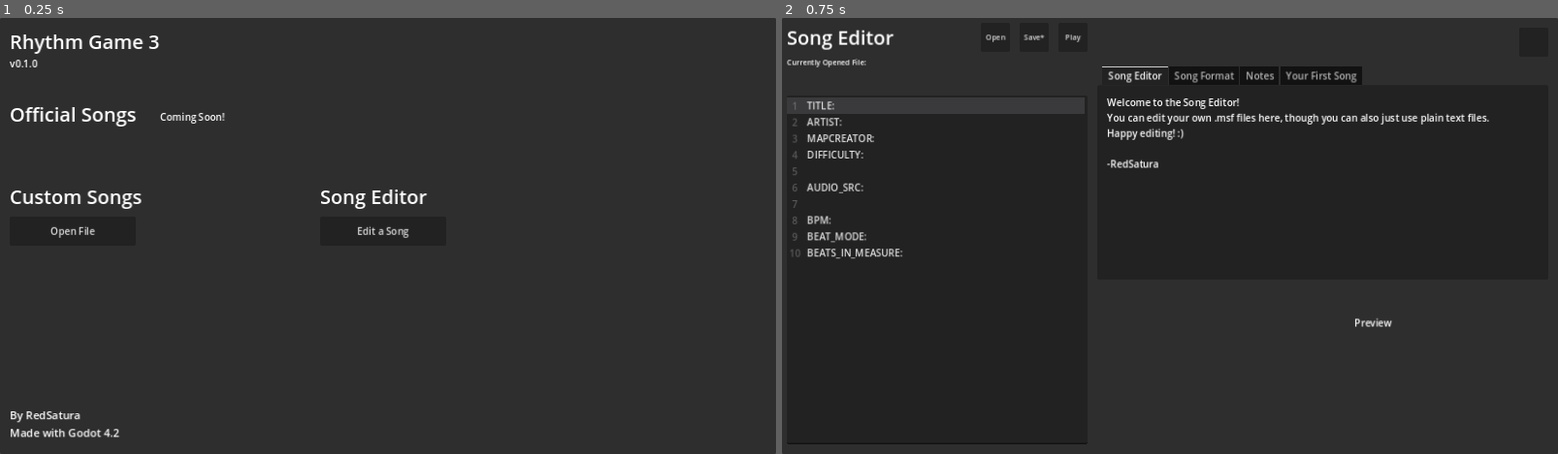
Above: before the commit, frames 1-2 (left to right).
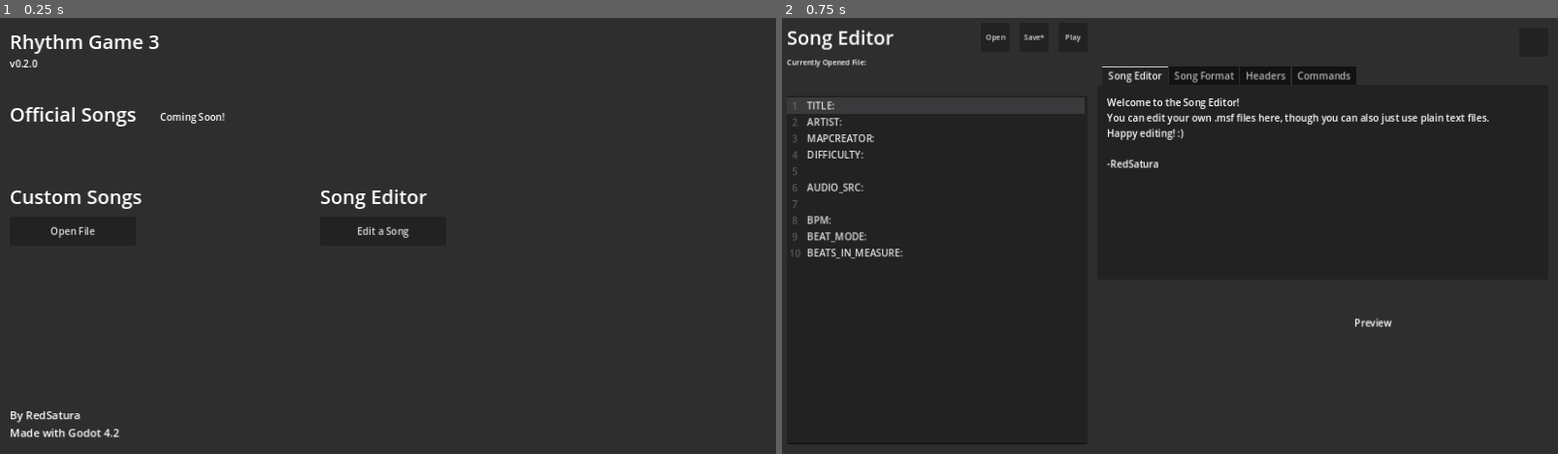
Above: after the commit, the same moments.

Repository: RedSatura/rhythm-game-3
Game: Godot game, scene res://scenes/title/title_screen.tscn
Same seed, same stepped clock (60 frames per second), same inputs: the game is played once before the commit and once after it.
Inputs:
- Up to frame 1 (0.25 s): no input
- Up to frame 2 (0.75 s): click "Edit a Song" at 0.5 s

The runs differ from the first frame. In frame 1, less than 0.1% of the frame differs, in the area x 3-4%, y 9-12%; in frame 2, 0.2%, in the area x 60-75%, y 11-16%.

Commit message:
add new file creation, added docs

Diff:
--- a/scenes/conductor/conductor.gd
+++ b/scenes/conductor/conductor.gd
@@ -74,6 +74,7 @@
 	song_position = 0.0
 	song_position_in_beats = 0
 	last_reported_beat = 0
+	volume_db = 0
 
 	if stream:
 		#send out relevant song data
--- a/scenes/editor/song_editor.gd
+++ b/scenes/editor/song_editor.gd
@@ -130,8 +130,8 @@
 	update_editor_line_color(current_line_in_file, Color.SLATE_GRAY)
 	current_line_in_file += 1
 
-func _on_new_song_saver_confirmed():
-	var new_file = FileAccess.open("user://test2.msf", FileAccess.WRITE)
+func _on_new_song_saver_file_selected(path):
+	var new_file = FileAccess.open(path, FileAccess.WRITE)
 	new_file.store_string(code_edit.text)
 	new_file.flush()
 	SignalHandler.emit_signal("send_message", "New file created and saved.")
--- a/scenes/editor/song_editor.tscn
+++ b/scenes/editor/song_editor.tscn
@@ -134,7 +134,7 @@
 horizontal_scroll_mode = 0
 
 [node name="Label" type="Label" parent="Help/Song Format/ScrollContainer"]
-custom_minimum_size = Vector2(704, 0)
+custom_minimum_size = Vector2(712, 0)
 layout_mode = 2
 text = "This game uses a special format to play songs: .msf (Magenta Song Format) files.
 (Well, it's basically a text file so you can use that. I wanted to feel a bit fancy.)
@@ -148,29 +148,91 @@
 If it does not see the SONG_START command before 20 lines from the start of the file, the file is considered invalid.
 Likewise, if it does not see the SONG_END command, it is also considered invalid.
 
-The song manager (which is responsible for playing the song), starting on the line after the SONG_START command, reads the next line in the file every beat."
-autowrap_mode = 3
-
-[node name="Notes" type="TabBar" parent="Help"]
+An audio file must also exist. If it does not find one (or the audio path is invalid), the file is considered invalid.
+Setting up an audio file is explained in the Headers section.
+
+The song manager (which is responsible for playing the song), starting on the line after the SONG_START command, reads the next line in the file every beat, until it reaches the SONG_END command, where it stops reading the file."
+autowrap_mode = 3
+
+[node name="Headers" type="TabBar" parent="Help"]
 visible = false
 layout_mode = 2
 
-[node name="Label" type="Label" parent="Help/Notes"]
-layout_mode = 0
-offset_left = 16.0
-offset_top = 17.0
-offset_right = 728.0
-offset_bottom = 305.0
-text = "Notes use the s/ command."
-
-[node name="Your First Song" type="TabBar" parent="Help"]
+[node name="ScrollContainer" type="ScrollContainer" parent="Help/Headers"]
+layout_mode = 0
+offset_left = 16.0
+offset_top = 17.0
+offset_right = 728.0
+offset_bottom = 305.0
+
+[node name="Label" type="Label" parent="Help/Headers/ScrollContainer"]
+custom_minimum_size = Vector2(712, 0)
+layout_mode = 2
+text = "The first part of the msf file is the head. This contains all the information about the song.
+The default file when opening the editor contains some examples of headers.
+
+Headers must be in UPPERCASE and end with a colon. Spaces between a header and the colon will make the validator ignore the header.
+
+Anything to the right of a header will be read and processed by the validator. If invalid, it will either default to a set value or throw an invalid error.
+
+Some headers can be omitted. However, the only header that cannot be omitted is the AUDIO_SRC header, as it needs an audio file in order to work.
+
+The following headers are for informational purposes:
+The TITLE header is the song's title.
+The ARTIST header is the song's composer.
+The MAPCREATOR header is the author of the current script.
+The DIFFICULTY header is the song's difficulty. There is no set difficulty rating for this game yet, so this is irrelevant.
+
+The following headers are for sourcing files:
+The AUDIO_SRC header is the file path to the audio file. This cannot be omitted and will throw an error if it is.
+The audio file must be in an .ogg format. Usage of any other format leads to unexpected behavior.
+The path is relative to the current directory the file is in. For example, if a song named \"test.ogg\" is in the same folder as the file, the resulting header would simply be \"AUDIO_SRC: test.ogg\".
+If the song mentioned above were placed in a folder named \"song\" below the current file, the resulting header would be \"AUDIO_SRC: song/test.ogg\".
+Using \"../\" for accessing parent directories will not work.
+
+The following headers are options for the song:
+The BPM header is the song's bpm (beats per minute).
+The BEAT_MODE header is the song's beat mode. This is set at a default of 1 for quarter beats.
+You can modify this by changing its default value by a factor of 2.
+This means using a value of 2, 4, and so on for eighth and sixteenth notes.
+Likewise, using 0.5 and 0.25 results in half and whole notes.
+Using anything that is not by a factor of 2 results in unexpected behavior.
+The BEATS_IN_MEASURE header is the number of beats in a measure. Irrelevant for now."
+autowrap_mode = 3
+
+[node name="Commands" type="TabBar" parent="Help"]
 visible = false
 layout_mode = 2
 
-[node name="Label" type="Label" parent="Help/Your First Song"]
-layout_mode = 0
-offset_right = 40.0
-offset_bottom = 23.0
+[node name="ScrollContainer" type="ScrollContainer" parent="Help/Commands"]
+layout_mode = 0
+offset_left = 16.0
+offset_top = 17.0
+offset_right = 728.0
+offset_bottom = 305.0
+
+[node name="Label" type="Label" parent="Help/Commands/ScrollContainer"]
+custom_minimum_size = Vector2(712, 0)
+layout_mode = 2
+text = "Commands are located within the song body, between SONG_START and SONG_END.
+They are executed in order from left to right, when the song manager reaches their line in the file.
+
+The syntax of a command is [command identifier]/[parameters]+,
+Any errors are simply ignored.
+
+Commands always start with a command identifier. This comes before the / (forward slash). Command parameters are placed on the right side of the / and are separated by a + (plus sign).
+Commands must end with a comma (,). Anything to the right of a comma is ignored. This is useful for commenting.
+
+You can chain commands by simply typing another regular command after a comma.
+
+The first basic command is the spawn note command. Its command identifier is \"s\". This takes one parameter, the lane in which it spawns in.
+1 for the leftmost lane, 2 for the center-left, 3 for the center-right, and 4 for the rightmost lane.
+You can instead use \"r\" to randomly place a note.
+Notes have a delay until they reach the hit area. Using the default settings has a four-beat delay from spawning until reaching the hit area. This may vary when using different settings.
+
+Simply put, spawning a note on lane 1 is \"s/1+,\", while spawning randomly will be \"s/r+,\".
+"
+autowrap_mode = 3
 
 [node name="StatusLabel" type="Label" parent="."]
 offset_left = 520.0
@@ -189,7 +251,6 @@
 [node name="SongManager" parent="." instance=ExtResource("2_cdhk3")]
 position = Vector2(1536, 0)
 auto_mode = true
-in_editor = true
 
 [node name="SongValidator" parent="." instance=ExtResource("3_28ch4")]
 
@@ -221,7 +282,7 @@
 [connection signal="text_changed" from="CodeEdit" to="." method="_on_code_edit_text_changed"]
 [connection signal="pressed" from="Open" to="." method="_on_open_pressed"]
 [connection signal="file_selected" from="SongPicker" to="." method="_on_song_picker_file_selected"]
-[connection signal="confirmed" from="NewSongSaver" to="." method="_on_new_song_saver_confirmed"]
+[connection signal="file_selected" from="NewSongSaver" to="." method="_on_new_song_saver_file_selected"]
 [connection signal="pressed" from="Save" to="." method="_on_save_pressed"]
 [connection signal="pressed" from="Play" to="." method="_on_play_pressed"]
 [connection signal="pressed" from="TitleScreen" to="." method="_on_title_screen_pressed"]
--- a/scenes/song_manager/song_manager.gd
+++ b/scenes/song_manager/song_manager.gd
@@ -37,10 +37,18 @@
 		SignalHandler.emit_signal("send_message", "Playing!")
 
 func setup_file():
-	file = null
-	file = FileAccess.open(GlobalData.song_path, FileAccess.READ)
-	for x in current_line_in_file:
-		file.get_line() #no need to use strip_edges since it isn't used anyway
+	if in_editor:
+		file = null
+		file = FileAccess.open(GlobalData.song_path, FileAccess.READ)
+		for x in current_line_in_file:
+			file.get_line() #no need to use strip_edges since it isn't used anyway
+	else:
+		file = FileAccess.open(GlobalData.song_path, FileAccess.READ)
+		for x in 20:
+			line_content = file.get_line()
+			current_line_in_file += 1
+			if line_content == "SONG_START":
+				break
 
 func end_song():
 	var tween = get_tree().create_tween()
--- a/scenes/song_manager/song_manager.tscn
+++ b/scenes/song_manager/song_manager.tscn
@@ -7,6 +7,7 @@
 
 [node name="SongManager" type="Node2D"]
 script = ExtResource("1_44a13")
+in_editor = true
 
 [node name="Conductor" parent="." instance=ExtResource("2_edcsv")]
 autoplay = false
--- a/scenes/stage/stage.tscn
+++ b/scenes/stage/stage.tscn
@@ -37,6 +37,7 @@
 script = ExtResource("6_ik5x7")
 
 [node name="SongManager" parent="." instance=ExtResource("6_0b2l7")]
+in_editor = false
 
 [node name="Button" type="Button" parent="."]
 process_mode = 3
--- a/scenes/title/title_screen.tscn
+++ b/scenes/title/title_screen.tscn
@@ -42,7 +42,7 @@
 offset_top = 64.0
 offset_right = 272.0
 offset_bottom = 88.0
-text = "v0.1.0"
+text = "v0.2.0"
 
 [node name="FileDialog" type="FileDialog" parent="."]
 title = "Open a File"
@@ -109,6 +109,7 @@
 autowrap_mode = 3
 
 [node name="SongInfo" type="Control" parent="."]
+visible = false
 layout_mode = 3
 anchors_preset = 0
 offset_top = -96.0
